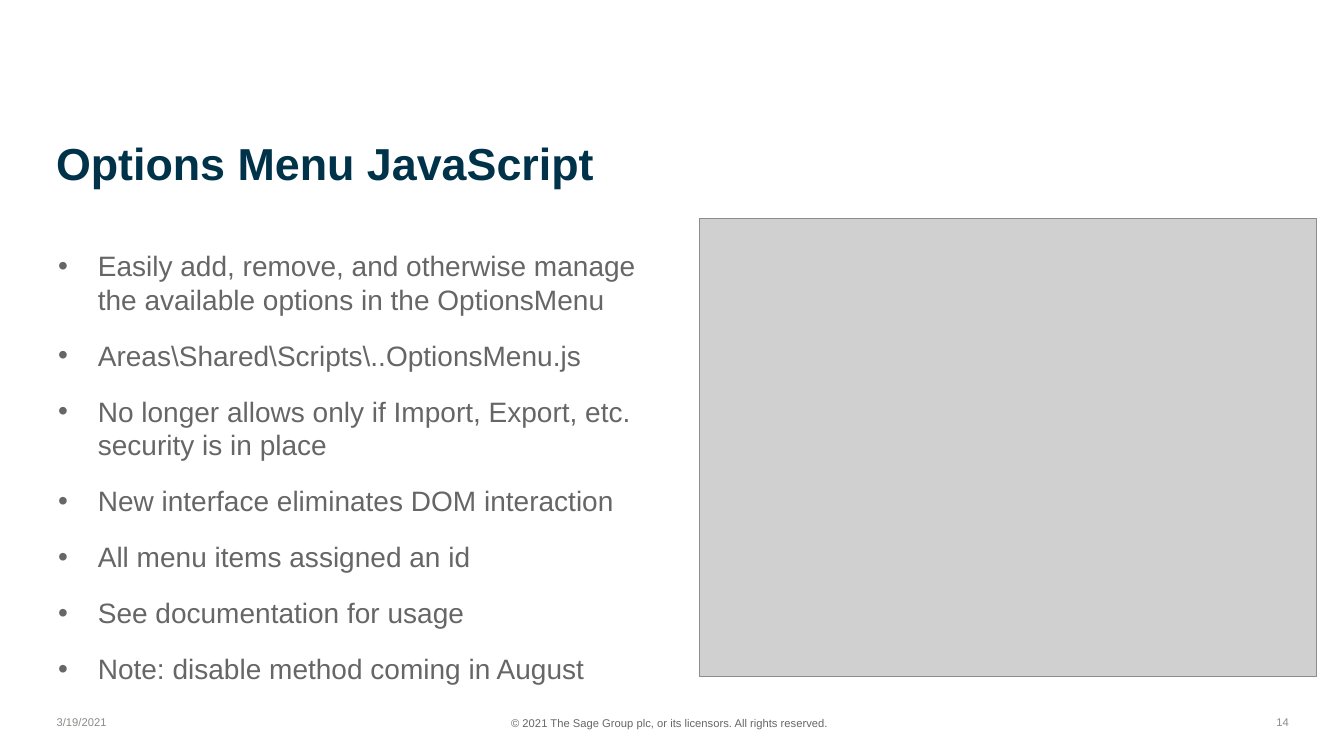
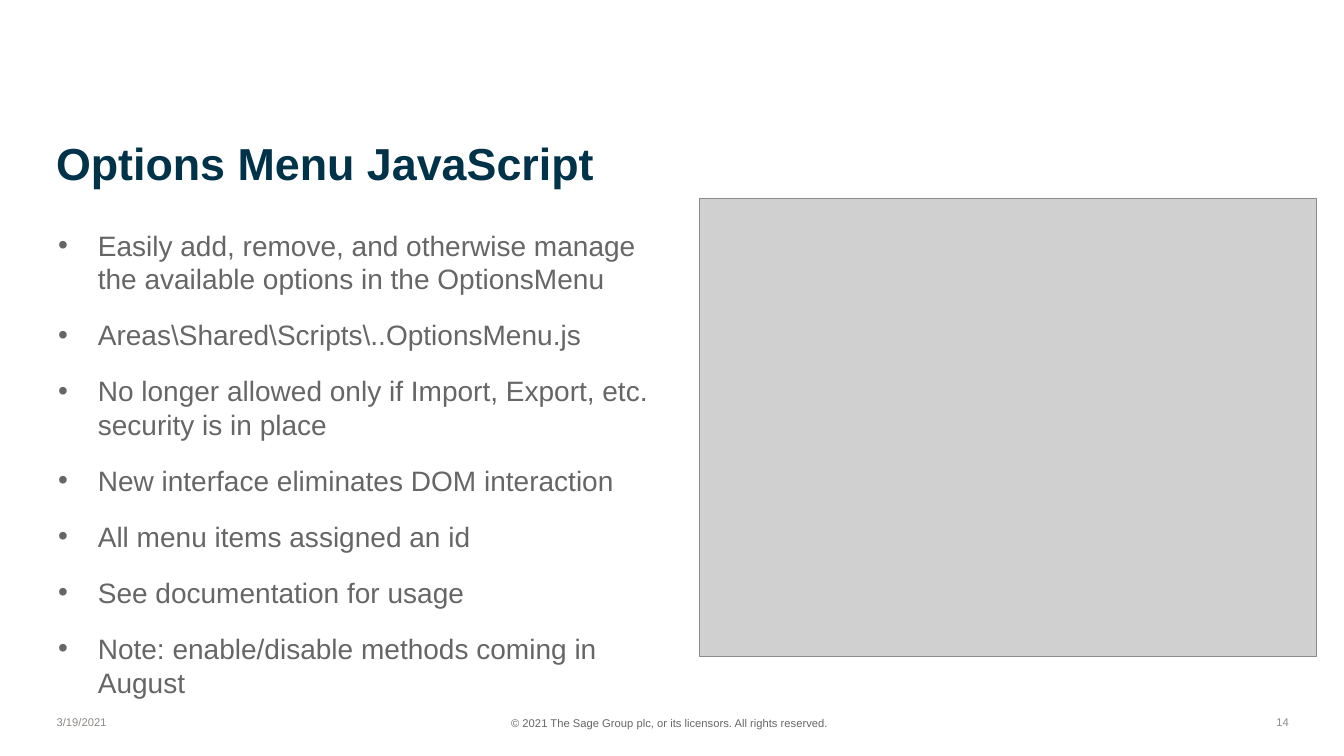
Before and after one commit to SageNADev/Sage300-SDK, a slide deck: slide 14 of docs/presentations/Sage300SDK_2021_2WebSDKOverview.pptx. Drawn at 1344x756 pixels with LibreOffice and Linux fonts; fonts in the diff are those of the drawing; grey boxes stand for pictures; background and template pictures are left out. Boxes give left, top, right and bottom in pixels: in the first picture for what was removed or moved away, otherwise in the second. Text is boxed around its words. In the diff, an @@ line names an element or a change of style, - is before the commit and + after.

```diff
--- a/docs/presentations/Sage300SDK_2021_2WebSDKOverview.pptx
+++ b/docs/presentations/Sage300SDK_2021_2WebSDKOverview.pptx
@@ picture: place and size @@
-picture at (699,219,1316,677)
+picture at (699,199,1316,656)
@@ text "Easily add, remove, and otherwise ...": place and size @@
-text "Easily add, remove, and otherwise ..." at (98,255,635,684)
+text "Easily add, remove, and otherwise ..." at (98,235,647,664)
@@ text at (98,380,647,440): text changed @@
-  • No longer allows only if Import, Export, etc. security is in place
+  • No longer allowed only if Import, Export, etc. security is in place
@@ text at (98,638,597,664): text changed @@
-  • Note: disable method coming in August
+  • Note: enable/disable methods coming in August
```
Also in this commit, not shown: 5 other slides changed.
